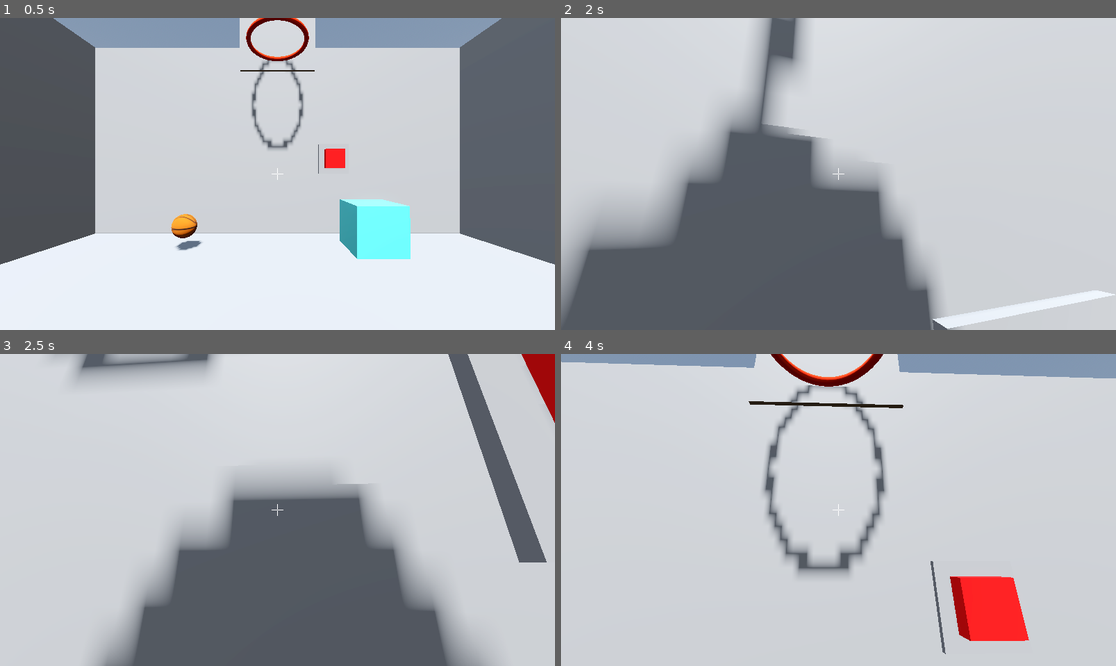
Above: before the commit, frames 1-4 (two rows, left to right).
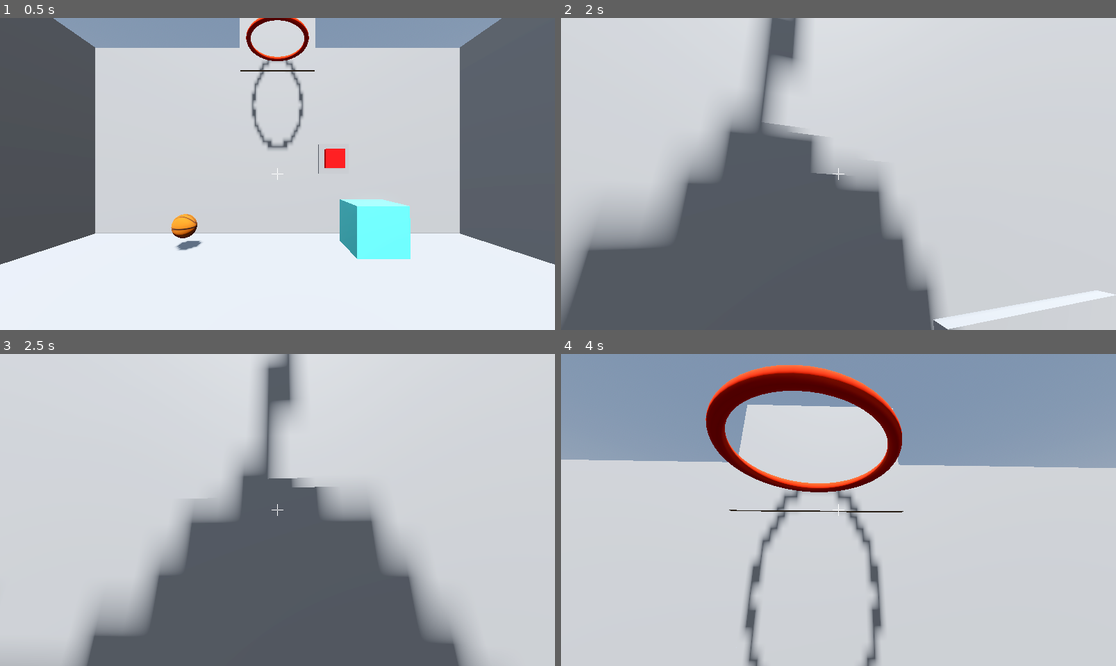
Above: after the commit, the same moments.

Repository: Nefrosada77/cube_test
Game: Godot game, scene res://fp.tscn
The game is run twice, just before and just after one commit, with the same random seed, the same clock (stepped at 60 frames per second) and the same inputs.
Inputs (mouse positions are in pixels of both pictures, inside the frame that each line leads up to):
- Up to frame 1 (0.5 s): no input
- Up to frame 2 (2 s): tap Enter (ui_accept) at 0.5, 0.77, 1.52 s; move the mouse to (810, 236) at 0.52 s; hold W (Frente) from 0.53 s (still down); tap D (Dir) at 0.6 s; click (810, 236) at 0.67 s; move the mouse to (877, 177) at 1.27 s; tap A (Esq) at 1.35 s
- Up to frame 3 (2.5 s): keep holding W (Frente); move the mouse to (233, 506) at 2.02 s; click (233, 506) at 2.1 s
- Up to frame 4 (4 s): tap Enter (ui_accept) at 2.75, 3.02, 3.77 s; move the mouse to (844, 510) at 2.77 s; release W (Frente) at 2.78 s; hold S (Tras) 2.78-3.53 s; tap F (Throw) at 2.85 s; move the mouse to (816, 503) at 3.52 s; hold W (Frente) from 3.53 s (still down); tap E (interact) at 3.6 s

Frame 1 is identical in both runs. In frame 2, 0.4% of the frame differs, in the area x 36-100%, y 33-100%; in frame 3, 14%; in frame 4, 35%, in the area x 0-100%, y 0-100%.

Commit message:
Inimigo implementação
O inimigo que persegue o player, porém ainda sem game over.

Diff:
--- /dev/null
+++ b/Cenas/Inimigo.gd
@@ -0,0 +1,106 @@
+extends CharacterBody3D
+
+@export var velocidade = 3  #Velocidade do guarda
+@export var pontos_patrulha : Array  #Lista dos pontos de patrulha
+@export var tempo_pausa_inicial : float = 3.0  #Tempo de pausa em cada ponto de patrulha, visível no inspetor
+@export var proximidade_para_capturar : float = 0.1  #Distância para capturar o personagem (quanto mais próximo, mais rápido ele será capturado)
+
+var indice_ponto_atual = 0  #ponto atual na patrulha
+var atingiu_ponto : bool = false  #flag para saber se atingiu o ponto de patrulha
+var tempo_pausa : float = 0
+
+@onready var area_detecao := $Area3D
+var alvo_personagem : CharacterBody3D = null  #alvo (personagem) a ser perseguido
+
+var GRAVITY = -30
+var velocidade_movimento = 5
+
+var patrulha_area : Node3D = null  #Variável para armazenar a instância da patrulha
+
+func _ready():
+	#Tornar os pontos de patrulha invisíveis em tempo de execução
+	var pontos_nos = get_tree().get_nodes_in_group("pontos_patrulha")
+	for ponto in pontos_nos:
+		ponto.visible = false
+
+	#Adiciona os pontos de patrulha ao array
+	pontos_patrulha.clear()
+	for ponto in pontos_nos:
+		pontos_patrulha.append(ponto)
+	if pontos_patrulha.is_empty():
+		print("Erro: Não foi possível encontrar pontos de patrulha.")
+		return
+
+	#Inicia o movimento para o primeiro ponto
+	_mover_para_ponto(pontos_patrulha[indice_ponto_atual].global_transform.origin)
+
+	#(verifica quando o personagem entra na área)
+	area_detecao.body_entered.connect(Callable(self, "_on_body_entered"))
+	area_detecao.body_exited.connect(Callable(self, "_on_body_exited"))
+
+func _physics_process(delta: float) -> void:
+	if alvo_personagem:
+		_perseguir_personagem(delta)
+	else:
+		if tempo_pausa > 0:
+			tempo_pausa -= delta
+		else:
+			if atingiu_ponto:
+				#Se o guarda atingiu o ponto, escolhe o próximo ponto
+				indice_ponto_atual = (indice_ponto_atual + 1) % pontos_patrulha.size()
+				_mover_para_ponto(pontos_patrulha[indice_ponto_atual].global_transform.origin)
+				atingiu_ponto = false  # Reseta a flag de atingir ponto
+			else:
+				#Move-se para o ponto de patrulha
+				_mover_para_ponto(pontos_patrulha[indice_ponto_atual].global_transform.origin)
+
+	#Aplica a gravidade e move o guarda
+	if not is_on_floor():
+		velocity.y += GRAVITY * delta
+
+	move_and_slide()
+
+#para mover o guarda para o ponto
+func _mover_para_ponto(ponto : Vector3) -> void:
+	var direcao = (ponto - global_transform.origin).normalized()
+	velocity.x = direcao.x * velocidade_movimento
+	velocity.z = direcao.z * velocidade_movimento
+
+	#Verifica se o guarda atingiu o ponto de patrulha
+	if global_transform.origin.distance_to(ponto) < 1.0:
+		atingiu_ponto = true
+		velocity.x = 0
+		velocity.z = 0
+		tempo_pausa = tempo_pausa_inicial
+
+#chamada quando um corpo entra na área de detecção
+func _on_body_entered(body: Node) -> void:
+	if body.is_in_group("player"):
+		alvo_personagem = body  #Atribui o personagem como alvo
+		#Pausa a patrulha, guarda agora segue o personagem
+		atingiu_ponto = false
+		tempo_pausa = 0
+
+#chamada quando um corpo sai da área de detecção
+func _on_body_exited(body: Node) -> void:
+	if body == alvo_personagem:
+		alvo_personagem = null  #Limpa o alvo se o personagem sair da área
+		# Retorna à patrulha quando o personagem sair da área de detecção
+		atingiu_ponto = true
+		tempo_pausa = 0
+
+
+func _perseguir_personagem(delta: float) -> void:
+	if alvo_personagem:
+		#Move diretamente para a posição do personagem
+		var direcao = (alvo_personagem.global_transform.origin - global_transform.origin).normalized()
+
+		#Aplique a movimentação do guarda em direção ao personagem
+		velocity.x = direcao.x * velocidade_movimento
+		velocity.z = direcao.z * velocidade_movimento
+
+		#Garantir que o guarda continue se movendo até atingir o personagem
+		if global_transform.origin.distance_to(alvo_personagem.global_transform.origin) < proximidade_para_capturar:
+
+			velocity.x = 0
+			velocity.z = 0
--- /dev/null
+++ b/Cenas/guarda.tscn
@@ -0,0 +1,44 @@
+[gd_scene load_steps=8 format=3 uid="uid://djphx75fsakvx"]
+
+[ext_resource type="Script" path="res://Cenas/Inimigo.gd" id="1_jt2mt"]
+
+[sub_resource type="BoxMesh" id="BoxMesh_wathr"]
+
+[sub_resource type="StandardMaterial3D" id="StandardMaterial3D_elqvd"]
+albedo_color = Color(0.1072, 0.16348, 0.67, 1)
+roughness = 0.0
+emission = Color(0.69, 0.3588, 0.138, 1)
+
+[sub_resource type="BoxMesh" id="BoxMesh_pchuy"]
+
+[sub_resource type="StandardMaterial3D" id="StandardMaterial3D_pxxc8"]
+albedo_color = Color(0.105882, 0.164706, 0.670588, 1)
+
+[sub_resource type="BoxShape3D" id="BoxShape3D_cl68y"]
+size = Vector3(1.2, 1.4, 1.3)
+
+[sub_resource type="SphereShape3D" id="SphereShape3D_4x1g1"]
+radius = 5.876
+
+[node name="guarda" type="CharacterBody3D"]
+transform = Transform3D(0.999184, 0, 0, 0, 0.999184, 0, 0, 0, 0.999184, 0, 0, 0)
+script = ExtResource("1_jt2mt")
+
+[node name="guarda_corpo" type="MeshInstance3D" parent="."]
+transform = Transform3D(1.11484, 0, 0, 0, 1.31352, 0, 0, 0, 1.2793, 0, 1.103, 0)
+mesh = SubResource("BoxMesh_wathr")
+surface_material_override/0 = SubResource("StandardMaterial3D_elqvd")
+
+[node name="guarda_cabeça" type="MeshInstance3D" parent="."]
+transform = Transform3D(0.778116, 0, 0, 0, 0.8, 0, 0, 0, 0.8, 0, 1.859, 0)
+mesh = SubResource("BoxMesh_pchuy")
+surface_material_override/0 = SubResource("StandardMaterial3D_pxxc8")
+
+[node name="CollisionShape3D" type="CollisionShape3D" parent="."]
+transform = Transform3D(1, 0, 0, 0, 1, 0, 0, 0, 1, 0, 1.103, 0)
+shape = SubResource("BoxShape3D_cl68y")
+
+[node name="Area3D" type="Area3D" parent="."]
+
+[node name="area_visao" type="CollisionShape3D" parent="Area3D"]
+shape = SubResource("SphereShape3D_4x1g1")
--- /dev/null
+++ b/Cenas/patrulha_area.tscn
@@ -0,0 +1,28 @@
+[gd_scene load_steps=3 format=3 uid="uid://dkvpafmhp4vjx"]
+
+[sub_resource type="SphereMesh" id="SphereMesh_760g5"]
+
+[sub_resource type="StandardMaterial3D" id="StandardMaterial3D_u2dux"]
+albedo_color = Color(1, 0.986167, 0.17, 1)
+
+[node name="PatrulhaÁrea" type="Node3D"]
+
+[node name="ponto_patrulha" type="MeshInstance3D" parent="." groups=["pontos_patrulha"]]
+transform = Transform3D(0.5, 0, 0, 0, 0.5, 0, 0, 0, 0.5, -14.1785, 1.23366, -15.3253)
+mesh = SubResource("SphereMesh_760g5")
+surface_material_override/0 = SubResource("StandardMaterial3D_u2dux")
+
+[node name="ponto_patrulha2" type="MeshInstance3D" parent="." groups=["pontos_patrulha"]]
+transform = Transform3D(0.5, 0, 0, 0, 0.5, 0, 0, 0, 0.5, -3.1856, 1.23366, -15.3253)
+mesh = SubResource("SphereMesh_760g5")
+surface_material_override/0 = SubResource("StandardMaterial3D_u2dux")
+
+[node name="ponto_patrulha3" type="MeshInstance3D" parent="." groups=["pontos_patrulha"]]
+transform = Transform3D(0.5, 0, 0, 0, 0.5, 0, 0, 0, 0.5, 6.77383, 1.23366, -15.3253)
+mesh = SubResource("SphereMesh_760g5")
+surface_material_override/0 = SubResource("StandardMaterial3D_u2dux")
+
+[node name="ponto_patrulha4" type="MeshInstance3D" parent="." groups=["pontos_patrulha"]]
+transform = Transform3D(0.5, 0, 0, 0, 0.5, 0, 0, 0, 0.5, 17.9408, 1.23366, -15.3253)
+mesh = SubResource("SphereMesh_760g5")
+surface_material_override/0 = SubResource("StandardMaterial3D_u2dux")
--- a/fp.tscn
+++ b/fp.tscn
@@ -9,6 +9,8 @@
 [ext_resource type="Texture2D" uid="uid://bmg4xbsdb8pbw" path="res://BasketballColor.jpg" id="2_w30gn"]
 [ext_resource type="PackedScene" uid="uid://i86k526kklq4" path="res://cesta.tscn" id="5_k8scn"]
 [ext_resource type="Script" path="res://grav_changer.gd" id="8_jdvuy"]
+[ext_resource type="PackedScene" uid="uid://djphx75fsakvx" path="res://Cenas/guarda.tscn" id="10_d56r3"]
+[ext_resource type="PackedScene" uid="uid://dkvpafmhp4vjx" path="res://Cenas/patrulha_area.tscn" id="11_1hm24"]
 
 [sub_resource type="PlaneMesh" id="PlaneMesh_7jdit"]
 size = Vector2(10, 20)
@@ -250,7 +252,7 @@
 material_override = SubResource("StandardMaterial3D_c6vmr")
 mesh = SubResource("SphereMesh_da8eu")
 
-[node name="Player" parent="." instance=ExtResource("1_nhud6")]
+[node name="Player" parent="." groups=["player"] instance=ExtResource("1_nhud6")]
 
 [node name="Grav_changer" type="StaticBody3D" parent="." groups=["Interact"]]
 transform = Transform3D(1, 0, 0, 0, 1, 0, 0, 0, 1, 3, 0.5, 0)
@@ -262,5 +264,10 @@
 [node name="CollisionShape3D" type="CollisionShape3D" parent="Grav_changer"]
 shape = SubResource("BoxShape3D_eg5ff")
 
+[node name="guarda" parent="." instance=ExtResource("10_d56r3")]
+transform = Transform3D(1, 0, 0, 0, 1, 0, 0, 0, 1, 0.431787, 0, 2.21697)
+
+[node name="PatrulhaÁrea" parent="." instance=ExtResource("11_1hm24")]
+
 [connection signal="porta_ab" from="Obsta/Button_body" to="Obsta/ParedeFrente/Porta" method="_on_button_body_porta_ab"]
 [connection signal="rot_x" from="Grav_changer" to="." method="_on_grav_changer_rot_x"]
--- /dev/null
+++ b/guarda.tscn
@@ -0,0 +1,44 @@
+[gd_scene load_steps=8 format=3 uid="uid://ba16nk33crmxp"]
+
+[ext_resource type="Script" path="res://Scripts/guarda.gd" id="1_tdfe3"]
+
+[sub_resource type="BoxMesh" id="BoxMesh_wathr"]
+
+[sub_resource type="StandardMaterial3D" id="StandardMaterial3D_elqvd"]
+albedo_color = Color(0.1072, 0.16348, 0.67, 1)
+roughness = 0.0
+emission = Color(0.69, 0.3588, 0.138, 1)
+
+[sub_resource type="BoxMesh" id="BoxMesh_pchuy"]
+
+[sub_resource type="StandardMaterial3D" id="StandardMaterial3D_pxxc8"]
+albedo_color = Color(0.105882, 0.164706, 0.670588, 1)
+
+[sub_resource type="BoxShape3D" id="BoxShape3D_cl68y"]
+size = Vector3(1.2, 1.4, 1.3)
+
+[sub_resource type="SphereShape3D" id="SphereShape3D_4x1g1"]
+radius = 5.876
+
+[node name="guarda" type="CharacterBody3D"]
+script = ExtResource("1_tdfe3")
+
+[node name="guarda_corpo" type="MeshInstance3D" parent="."]
+transform = Transform3D(1.11484, 0, 0, 0, 1.31352, 0, 0, 0, 1.2793, -4.877, 1.10264, 0)
+mesh = SubResource("BoxMesh_wathr")
+surface_material_override/0 = SubResource("StandardMaterial3D_elqvd")
+
+[node name="guarda_cabeça" type="MeshInstance3D" parent="."]
+transform = Transform3D(0.778116, 0, 0, 0, 0.8, 0, 0, 0, 0.8, -4.87464, 1.85859, 0)
+mesh = SubResource("BoxMesh_pchuy")
+surface_material_override/0 = SubResource("StandardMaterial3D_pxxc8")
+
+[node name="CollisionShape3D" type="CollisionShape3D" parent="."]
+transform = Transform3D(1, 0, 0, 0, 1, 0, 0, 0, 1, -4.877, 1.10264, 0)
+shape = SubResource("BoxShape3D_cl68y")
+
+[node name="Area3D" type="Area3D" parent="."]
+
+[node name="area_visao" type="CollisionShape3D" parent="Area3D"]
+transform = Transform3D(1, 0, 0, 0, 1, 0, 0, 0, 1, -4.916, 0, 0)
+shape = SubResource("SphereShape3D_4x1g1")
Not shown: 1 places in fp.tscn that only renumber resources
